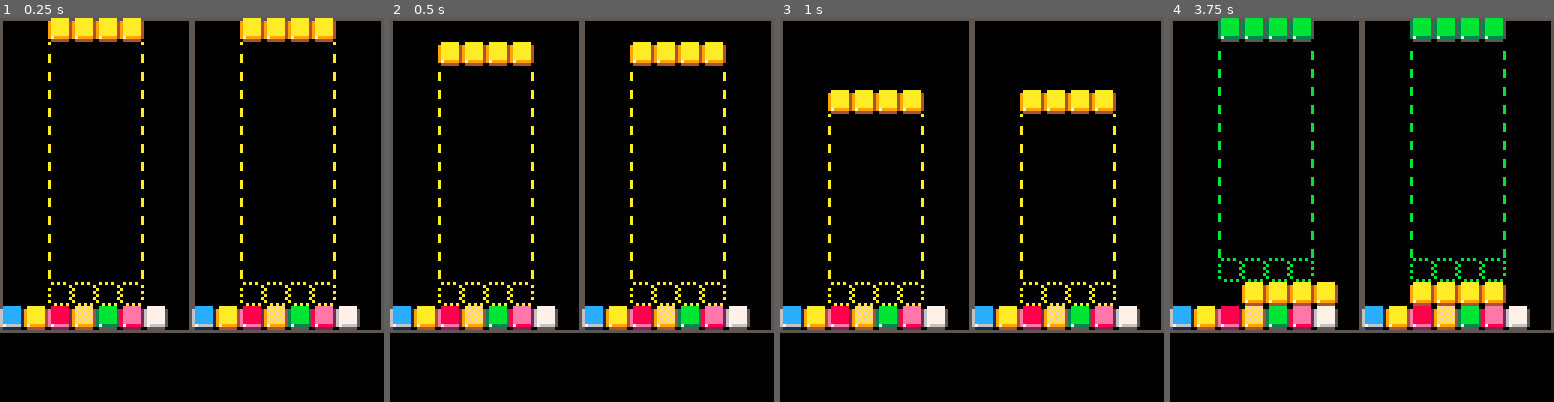
Above: before the commit, frames 1-4 (left to right).
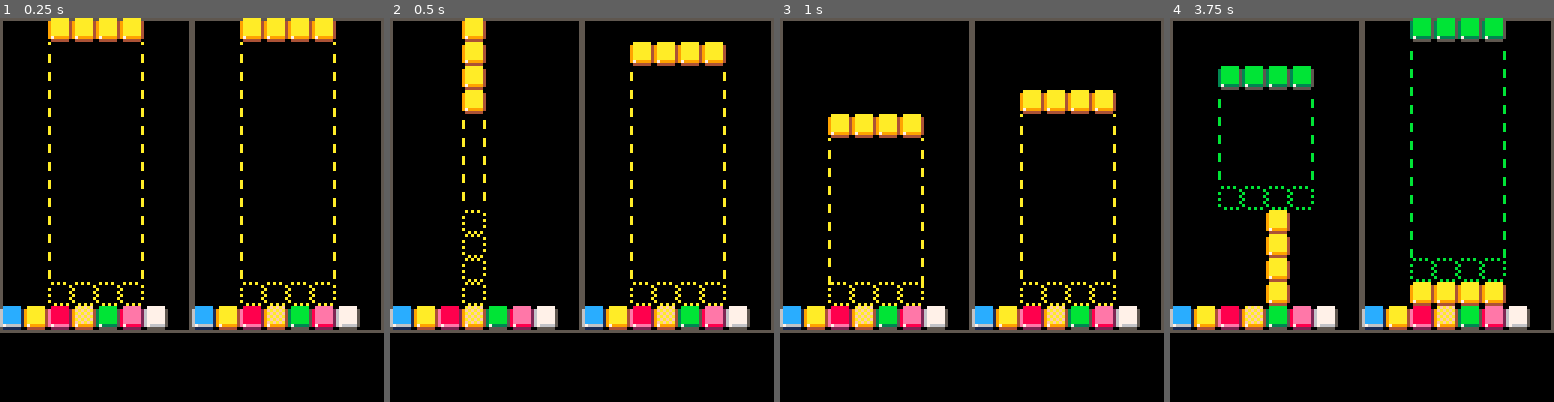
Above: after the commit, the same moments.

Repository: higuaro/pico8-cartridges
Game: PICO-8 cartridge testris.p8
The game is run twice, just before and just after one commit, with the same random seed, the same clock (stepped at 60 frames per second) and the same inputs.
Inputs:
- Up to frame 1 (0.25 s): no input
- Up to frame 2 (0.5 s): tap X (X key) at 0.33 s
- Up to frame 3 (1 s): tap O (Z key) at 0.7 s
- Up to frame 4 (3.75 s): tap X (X key) at 1.07, 1.85, 2.97 s; hold Right 1.6-2.1 s; tap O (Z key) every 0.4 s from 1.7 to 3.7 s; hold Up 2.15-2.42 s; hold Right 2.47-3.03 s; hold Left 3.08-3.58 s; hold Down from 3.63 s (still down)

Frame 1 is identical in both runs. In frame 2, 3.3% of the frame differs, in the area x 12-38%, y 0-75%; in frame 3, 3.3%; in frame 4, 6.1%, in the area x 12-44%, y 0-75%.

Commit message:
more progress on the recursive line clearing [wip]

Diff:
--- a/testris.p8
+++ b/testris.p8
@@ -306,17 +306,17 @@
  -- center = [(COLS - w) / 2] + [(-b.min_c + 1) + 1]
  local center = flr((COLS - w) / 2) + 2 - b.min_c
 
- local min_dist, col = oo
+ local min_d, col = oo
  for c = -p.cols, COLS do
   if not piece:collides(self, row, c) then
    local d = abs(center - c)
-   if d < min_dist then
-    min_dist = d
+   if d < min_d then
+    min_d = d
     col = c
    end
   end
  end
-
+printh('find_slot: min_d='..(min_d == oo and 'oo' or (''..min_d)))
  return min_d != oo and { row, col } or nil
 end
 
@@ -677,7 +677,7 @@
    function (tmr)
     -- TO-DO add line erasing animation
     if tmr.step == 62 then
-     self.board:clear_lines()
+     self.board:clear_lines(lines)
      self:start_line_erasing()
     end
    end,
@@ -692,10 +692,12 @@
  self.piece = self.next and self.next or self.gen:next()
  local p = self.piece
  local pos = self.board:find_slot(p)
+printh("spawn_piece: pos="..(pos and '[obj]' or 'nil'))
  if pos then
   p.row, p.col = pos[1], pos[2]
  else
   self.game_over = true
+  self.piece = nil
  end
  -- self.next = self.gen:next()
 end
@@ -793,7 +795,7 @@
    if not p:collides(self.board, p.row, p.col + btn) then
     p.col += btn
    end
-  elseif button == ROT_R or button == ROT_L then
+  elseif btn == ROT_R or btn == ROT_L then
    self:rotate(button == ROT_R and 1 or -1)
   end
  end
@@ -801,16 +803,17 @@
 
 function Player:draw()
  self.board:draw()
-
- local bx = self.board.x
- local by = self.board.y
-
- local p = self.piece
- if p then
-  local px = bx + (p.col - 1) * BLK
-  local py = by + (p.row - 1) * BLK
-  p:project_ghost(self.board, px, py)
-  p:draw(px, py)
+ if not self.game_over then
+  local bx = self.board.x
+  local by = self.board.y
+
+  local p = self.piece
+  if p then
+   local px = bx + (p.col - 1) * BLK
+   local py = by + (p.row - 1) * BLK
+   p:project_ghost(self.board, px, py)
+   p:draw(px, py)
+  end
  end
 end
 
